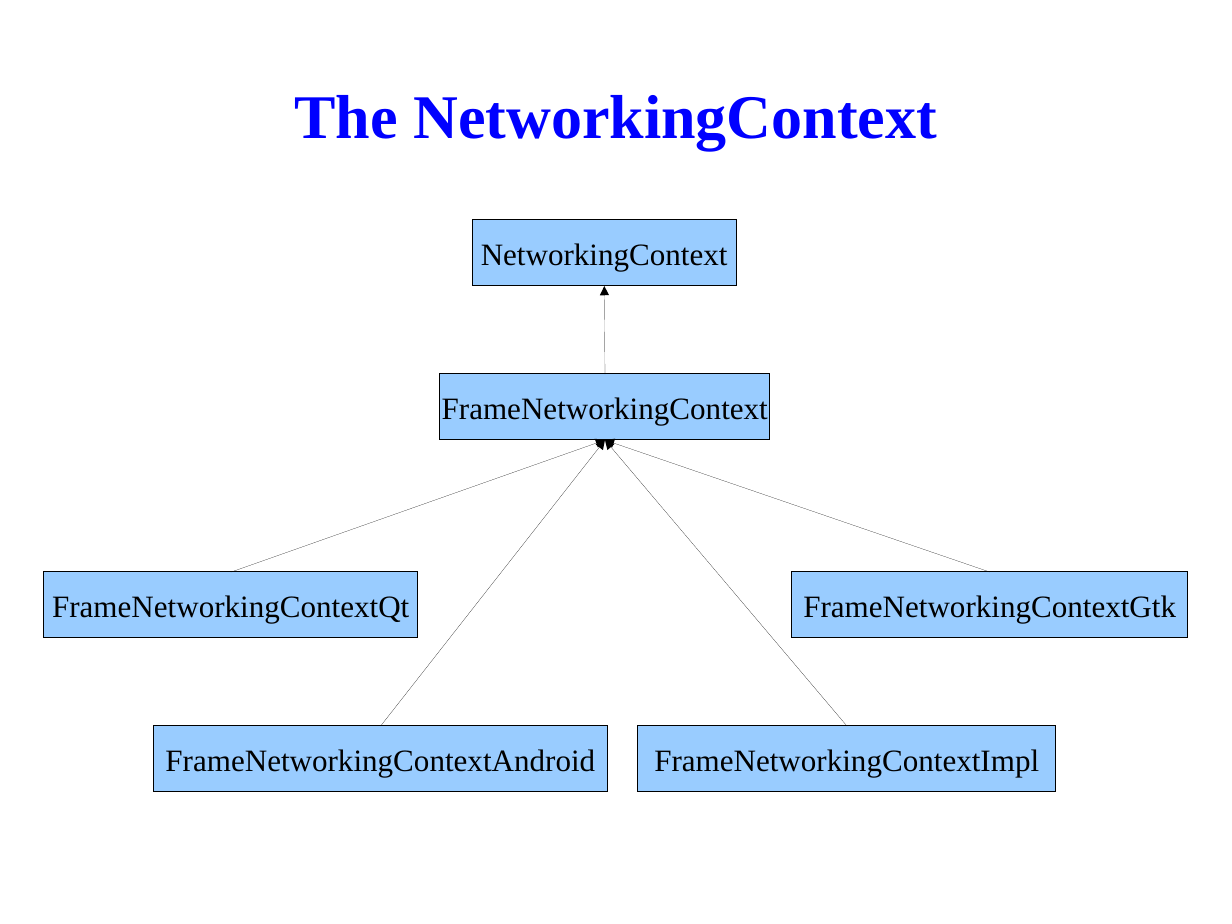
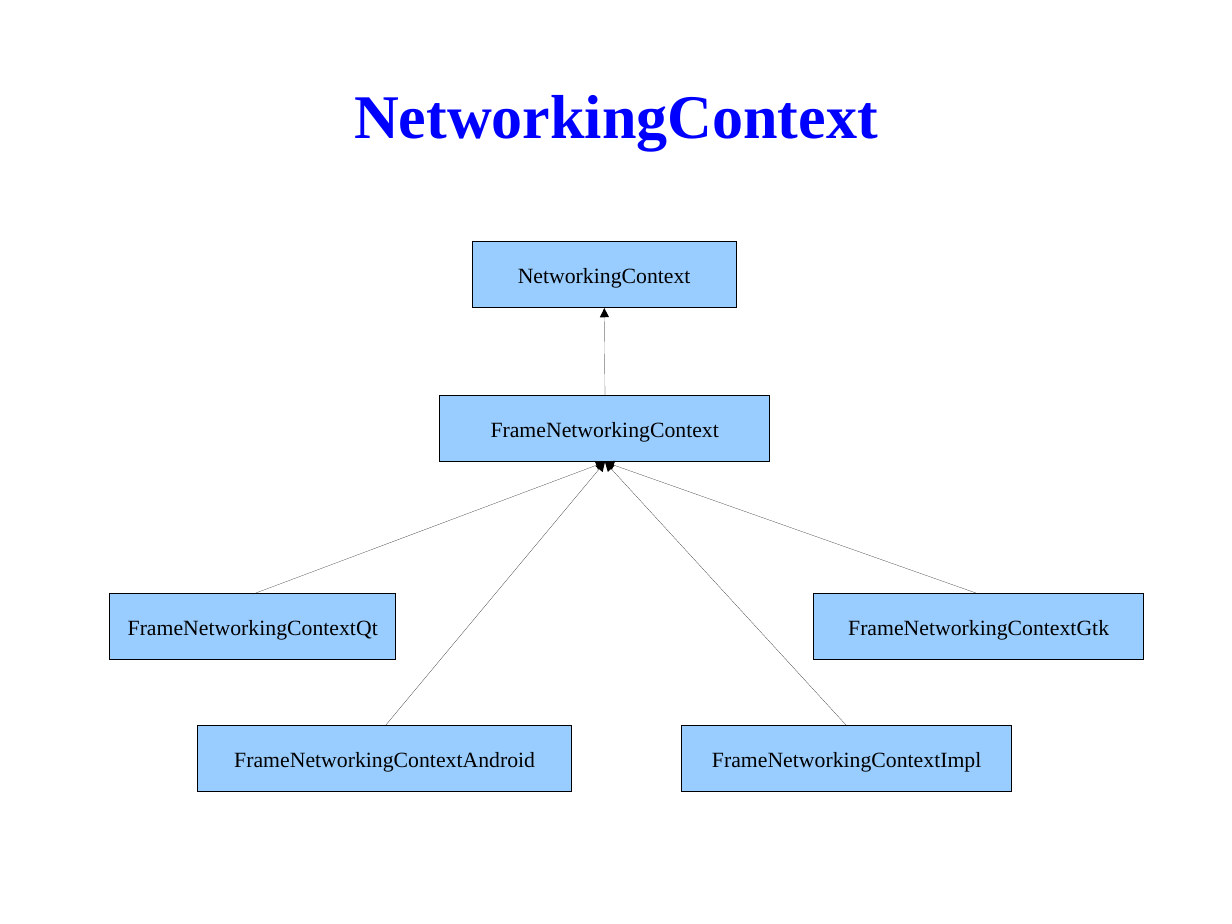
Before and after one commit to tsaicw/browser_research, a slide deck: slide 54 of WebKit/WebKit.odp (slide 46 before the commit). Drawn at 1232x924 pixels with LibreOffice and Linux fonts; fonts in the diff are those of the drawing; background and template pictures are left out. Boxes give left, top, right and bottom in pixels: in the first picture for what was removed or moved away, otherwise in the second. Text is boxed around its words. In the diff, an @@ line names an element or a change of style, - is before the commit and + after.

```diff
--- a/WebKit/WebKit.odp
+++ b/WebKit/WebKit.odp
@@ title at box(354, 95, 878, 150): text changed @@
-The NetworkingContext
+NetworkingContext
@@ rectangle "NetworkingContext": place and size @@
-rectangle "NetworkingContext" at box(473, 220, 737, 286)
+rectangle "NetworkingContext" at box(473, 243, 737, 309)
@@ arrow moved from (605, 375) - (605, 286) to (605, 396) - (605, 309) @@
@@ rectangle "FrameNetworkingContext": place and size @@
-rectangle "FrameNetworkingContext" at box(440, 375, 770, 440)
+rectangle "FrameNetworkingContext" at box(440, 396, 770, 462)
@@ arrow moved from (231, 572) - (605, 440) to (253, 595) - (605, 462) @@
@@ arrow moved from (381, 727) - (605, 440) to (385, 727) - (605, 462) @@
@@ arrow moved from (847, 727) - (605, 440) to (847, 727) - (605, 462) @@
@@ arrow moved from (991, 572) - (605, 440) to (979, 595) - (605, 462) @@
@@ size 20 to 14 pt in 6 elements at box(440, 396, 770, 462), box(473, 243, 737, 309), box(198, 727, 572, 793), box(682, 727, 1012, 793), box(814, 594, 1144, 660), box(110, 594, 396, 660) @@
@@ rectangle "FrameNetworkingContextQt": place and size @@
-rectangle "FrameNetworkingContextQt" at box(44, 572, 418, 638)
+rectangle "FrameNetworkingContextQt" at box(110, 594, 396, 660)
@@ rectangle "FrameNetworkingContextGtk": place and size @@
-rectangle "FrameNetworkingContextGtk" at box(793, 572, 1188, 638)
+rectangle "FrameNetworkingContextGtk" at box(814, 594, 1144, 660)
@@ rectangle "FrameNetworkingContextAndroid": place and size @@
-rectangle "FrameNetworkingContextAndroid" at box(154, 727, 608, 793)
+rectangle "FrameNetworkingContextAndroid" at box(198, 727, 572, 793)
@@ rectangle "FrameNetworkingContextImpl": place and size @@
-rectangle "FrameNetworkingContextImpl" at box(638, 727, 1056, 793)
+rectangle "FrameNetworkingContextImpl" at box(682, 727, 1012, 793)
```
Also in this commit, not shown: 5 other slides changed, 17 slides added, 7 slides removed.
